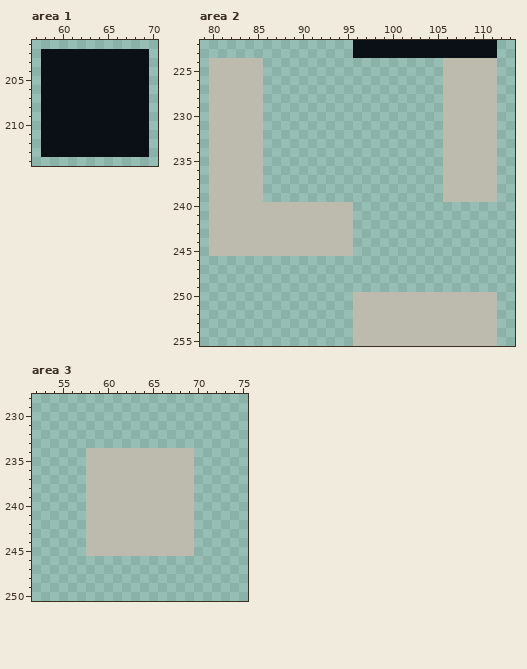
One commit to this pixel-art file: asset_storage/ase/tileset_stone.aseprite. The picture above is the old version.
256x256 pixels, 1 frame. Colours within 5 levels of each other are drawn and written as one. Shown: area 1: x 57..70, y 201..214; area 2: x 79..113, y 222..255; area 3: x 52..75, y 228..250. The commit also changed other parts of the picture, which this record leaves out.
The result:
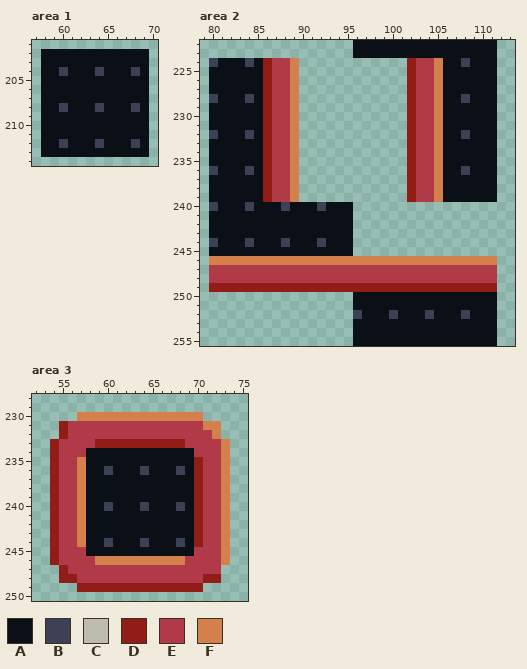
Palette (. is transparent): A #0b1016  B #3e4055  C #bdbbae  D #921d16  E #b03a48  F #d4804d
The edit:
--- area 1, layer "main tiles"
@@ x 57..70 @@
 203 .AAAAAAAAAAAA.
-204 .AAAAAAAAAAAA.
+204 .AABAAABAAABA.
 205 .AAAAAAAAAAAA.
@@ x 57..70 @@
 207 .AAAAAAAAAAAA.
-208 .AAAAAAAAAAAA.
+208 .AABAAABAAABA.
 209 .AAAAAAAAAAAA.
@@ x 57..70 @@
 211 .AAAAAAAAAAAA.
-212 .AAAAAAAAAAAA.
+212 .AABAAABAAABA.
 213 .AAAAAAAAAAAA.
--- area 2, layer "main tiles"
@@ x 79..113 @@
 223 .................AAAAAAAAAAAAAAAA..
-224 .CCCCCC....................CCCCCC..
-225 .CCCCCC....................CCCCCC..
-226 .CCCCCC....................CCCCCC..
-227 .CCCCCC....................CCCCCC..
-228 .CCCCCC....................CCCCCC..
-229 .CCCCCC....................CCCCCC..
-230 .CCCCCC....................CCCCCC..
-231 .CCCCCC....................CCCCCC..
-232 .CCCCCC....................CCCCCC..
-233 .CCCCCC....................CCCCCC..
-234 .CCCCCC....................CCCCCC..
-235 .CCCCCC....................CCCCCC..
-236 .CCCCCC....................CCCCCC..
-237 .CCCCCC....................CCCCCC..
-238 .CCCCCC....................CCCCCC..
-239 .CCCCCC....................CCCCCC..
-240 .CCCCCCCCCCCCCCCC..................
-241 .CCCCCCCCCCCCCCCC..................
-242 .CCCCCCCCCCCCCCCC..................
-243 .CCCCCCCCCCCCCCCC..................
-244 .CCCCCCCCCCCCCCCC..................
-245 .CCCCCCCCCCCCCCCC..................
-246 ...................................
-247 ...................................
-248 ...................................
-249 ...................................
-250 .................CCCCCCCCCCCCCCCC..
-251 .................CCCCCCCCCCCCCCCC..
-252 .................CCCCCCCCCCCCCCCC..
-253 .................CCCCCCCCCCCCCCCC..
-254 .................CCCCCCCCCCCCCCCC..
-255 .................CCCCCCCCCCCCCCCC..
+224 .BAAABADEEF............DEEFAABAAA..
+225 .AAAAAADEEF............DEEFAAAAAA..
+226 .AAAAAADEEF............DEEFAAAAAA..
+227 .AAAAAADEEF............DEEFAAAAAA..
+228 .BAAABADEEF............DEEFAABAAA..
+229 .AAAAAADEEF............DEEFAAAAAA..
+230 .AAAAAADEEF............DEEFAAAAAA..
+231 .AAAAAADEEF............DEEFAAAAAA..
+232 .BAAABADEEF............DEEFAABAAA..
+233 .AAAAAADEEF............DEEFAAAAAA..
+234 .AAAAAADEEF............DEEFAAAAAA..
+235 .AAAAAADEEF............DEEFAAAAAA..
+236 .BAAABADEEF............DEEFAABAAA..
+237 .AAAAAADEEF............DEEFAAAAAA..
+238 .AAAAAADEEF............DEEFAAAAAA..
+239 .AAAAAADEEF............DEEFAAAAAA..
+240 .BAAABAAABAAABAAA..................
+241 .AAAAAAAAAAAAAAAA..................
+242 .AAAAAAAAAAAAAAAA..................
+243 .AAAAAAAAAAAAAAAA..................
+244 .BAAABAAABAAABAAA..................
+245 .AAAAAAAAAAAAAAAA..................
+246 .FFFFFFFFFFFFFFFFFFFFFFFFFFFFFFFF..
+247 .EEEEEEEEEEEEEEEEEEEEEEEEEEEEEEEE..
+248 .EEEEEEEEEEEEEEEEEEEEEEEEEEEEEEEE..
+249 .DDDDDDDDDDDDDDDDDDDDDDDDDDDDDDDD..
+250 .................AAAAAAAAAAAAAAAA..
+251 .................AAAAAAAAAAAAAAAA..
+252 .................BAAABAAABAAABAAA..
+253 .................AAAAAAAAAAAAAAAA..
+254 .................AAAAAAAAAAAAAAAA..
+255 .................AAAAAAAAAAAAAAAA..
--- area 3, layer "main tiles"
@@ x 52..75 @@
 229 ........................
-230 ........................
-231 ........................
-232 ........................
-233 ........................
-234 ......CCCCCCCCCCCC......
-235 ......CCCCCCCCCCCC......
-236 ......CCCCCCCCCCCC......
-237 ......CCCCCCCCCCCC......
-238 ......CCCCCCCCCCCC......
-239 ......CCCCCCCCCCCC......
-240 ......CCCCCCCCCCCC......
-241 ......CCCCCCCCCCCC......
-242 ......CCCCCCCCCCCC......
-243 ......CCCCCCCCCCCC......
-244 ......CCCCCCCCCCCC......
-245 ......CCCCCCCCCCCC......
-246 ........................
-247 ........................
-248 ........................
-249 ........................
+230 .....FFFFFFFFFFFFFF.....
+231 ...DEEEEEEEEEEEEEEEFF...
+232 ...DEEEEEEEEEEEEEEEEF...
+233 ..DEEEEDDDDDDDDDDEEEEF..
+234 ..DEEEAAAAAAAAAAAAEEEF..
+235 ..DEEFAAAAAAAAAAAADEEF..
+236 ..DEEFAABAAABAAABADEEF..
+237 ..DEEFAAAAAAAAAAAADEEF..
+238 ..DEEFAAAAAAAAAAAADEEF..
+239 ..DEEFAAAAAAAAAAAADEEF..
+240 ..DEEFAABAAABAAABADEEF..
+241 ..DEEFAAAAAAAAAAAADEEF..
+242 ..DEEFAAAAAAAAAAAADEEF..
+243 ..DEEFAAAAAAAAAAAADEEF..
+244 ..DEEFAABAAABAAABADEEF..
+245 ..DEEEAAAAAAAAAAAAEEEF..
+246 ..DEEEEFFFFFFFFFFEEEEF..
+247 ...DEEEEEEEEEEEEEEEEE...
+248 ...DDEEEEEEEEEEEEEEDD...
+249 .....DDDDDDDDDDDDDD.....
 250 ........................
